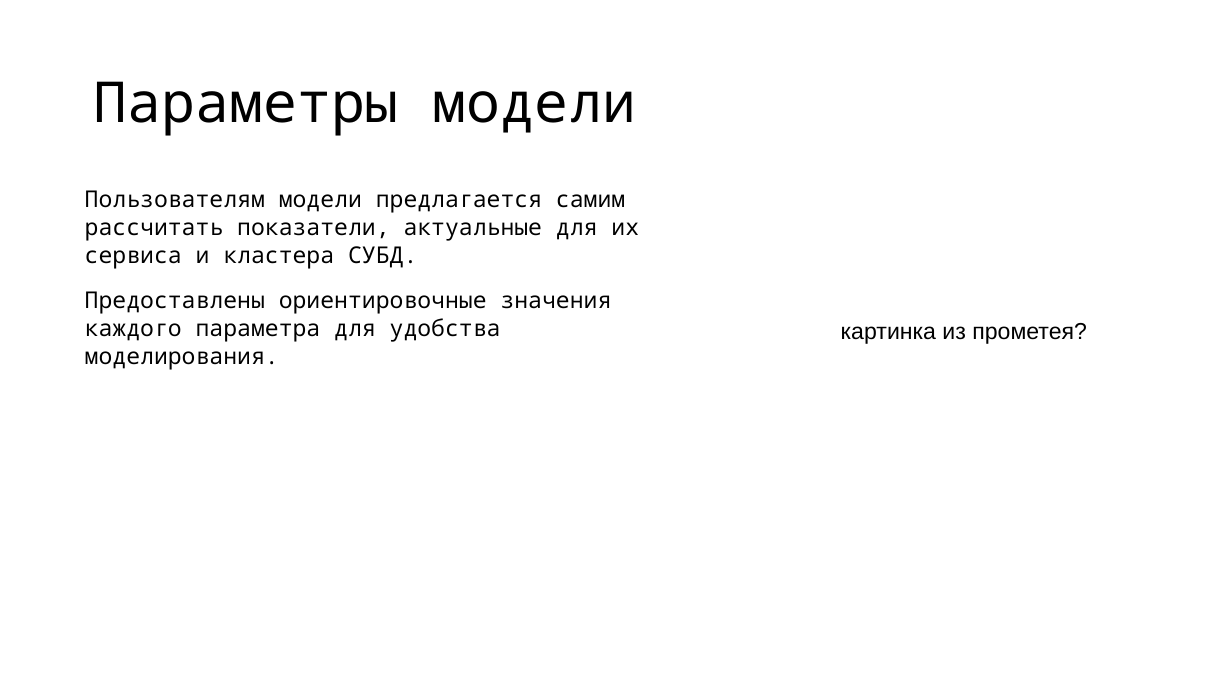
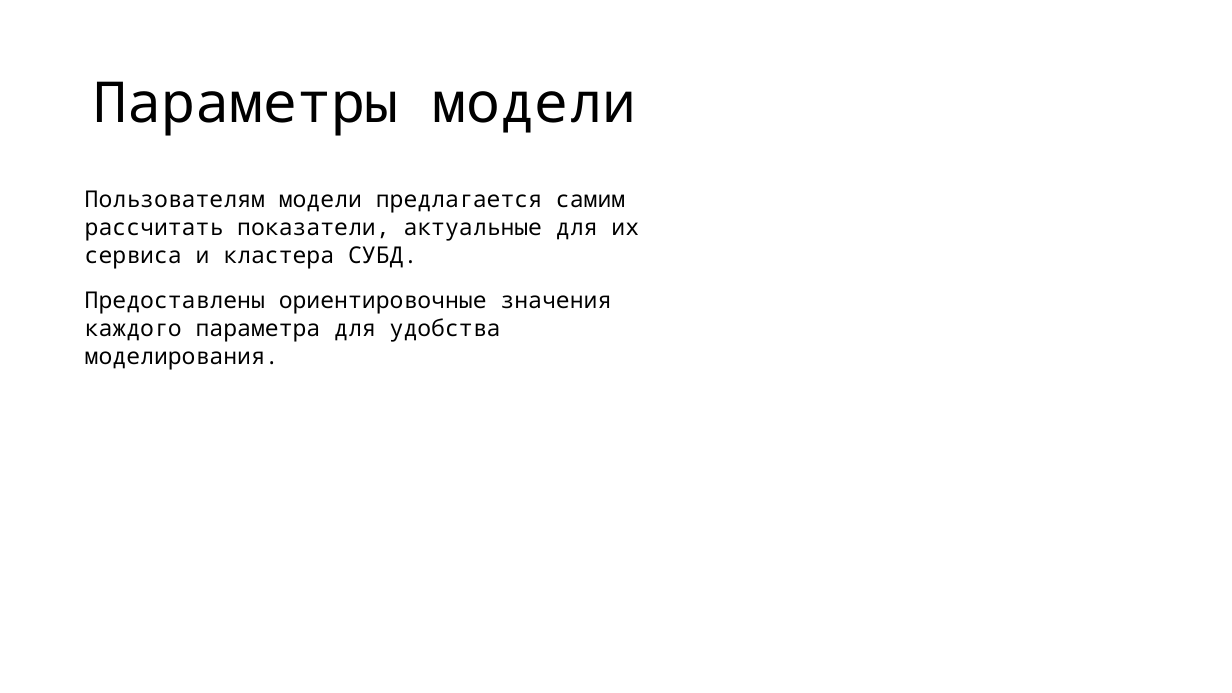
Before and after one commit to vitosotdihaet/pind, a slide deck: slide 10 of presentation.odp (slide 9 before the commit). Drawn at 1232x693 pixels with LibreOffice and Linux fonts; fonts in the diff are those of the drawing. Boxes give left, top, right and bottom in pixels: in the first picture for what was removed or moved away, otherwise in the second. Text is boxed around its words. In the diff, an @@ line names an element or a change of style, - is before the commit and + after.

```diff
--- a/presentation.odp
+++ b/presentation.odp
@@ text removed at (x1=841, y1=323, x2=1087, y2=344) @@
-картинка из прометея?
```
Also in this commit, not shown: 6 other slides changed, 6 slides added, 1 slide removed, 2 other files.
